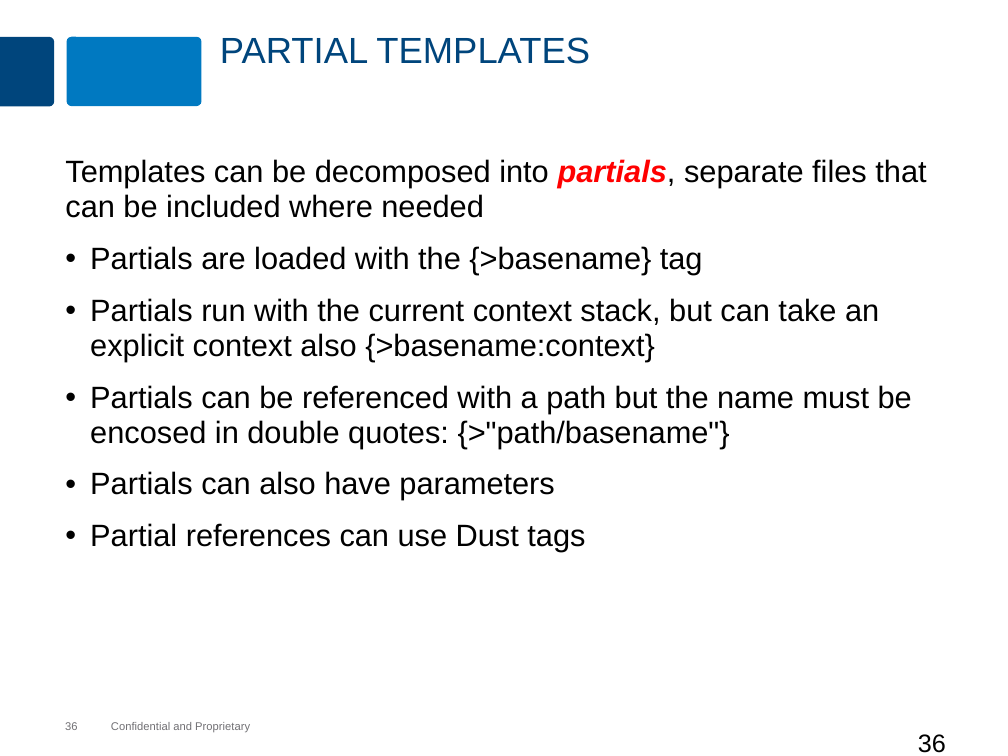
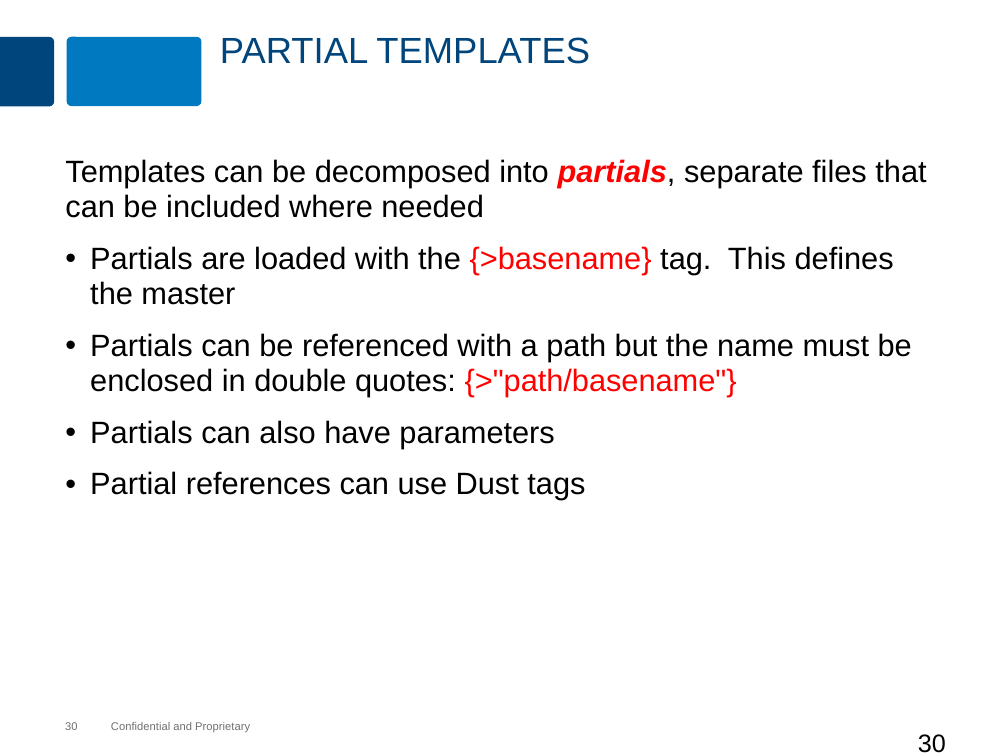
Before and after one commit to MaxMillington/nodePractice, a slide deck: slide 30 of node/lesson-83-dustjs/dustjs.pptx (slide 36 before the commit). Drawn at 1008x756 pixels with LibreOffice and Linux fonts; fonts in the diff are those of the drawing; background and template pictures are left out. Boxes give left, top, right and bottom in pixels: in the first picture for what was removed or moved away, otherwise in the second. Text is boxed around its words. In the diff, an @@ line names an element or a change of style, - is before the commit and + after.

```diff
--- a/node/lesson-83-dustjs/dustjs.pptx
+++ b/node/lesson-83-dustjs/dustjs.pptx
@@ text at (90, 246, 912, 396): text changed @@
-• Partials are loaded with the {>basename} tag
-• Partials run with the current context stack, but can take an explicit context also {>basename:context}
-• Partials can be referenced with a path but the name must be encosed in double quotes: {>"path/basename"}
+• Partials are loaded with the {>basename} tag. This defines the master
+• Partials can be referenced with a path but the name must be enclosed in double quotes: {>"path/basename"}
@@ page number at (918, 734, 946, 753): text changed @@
-36
+30
```
Also in this commit, not shown: 10 other slides changed, 2 slides added, 16 slides removed, 4 other files.
